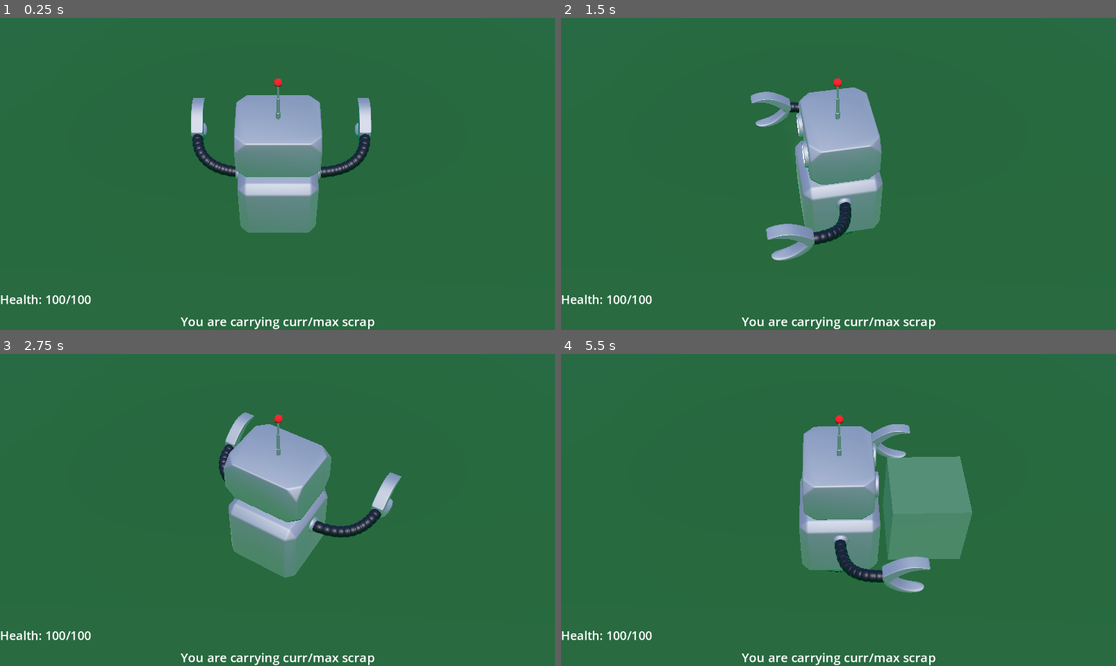
Above: before the commit, frames 1-4 (two rows, left to right).
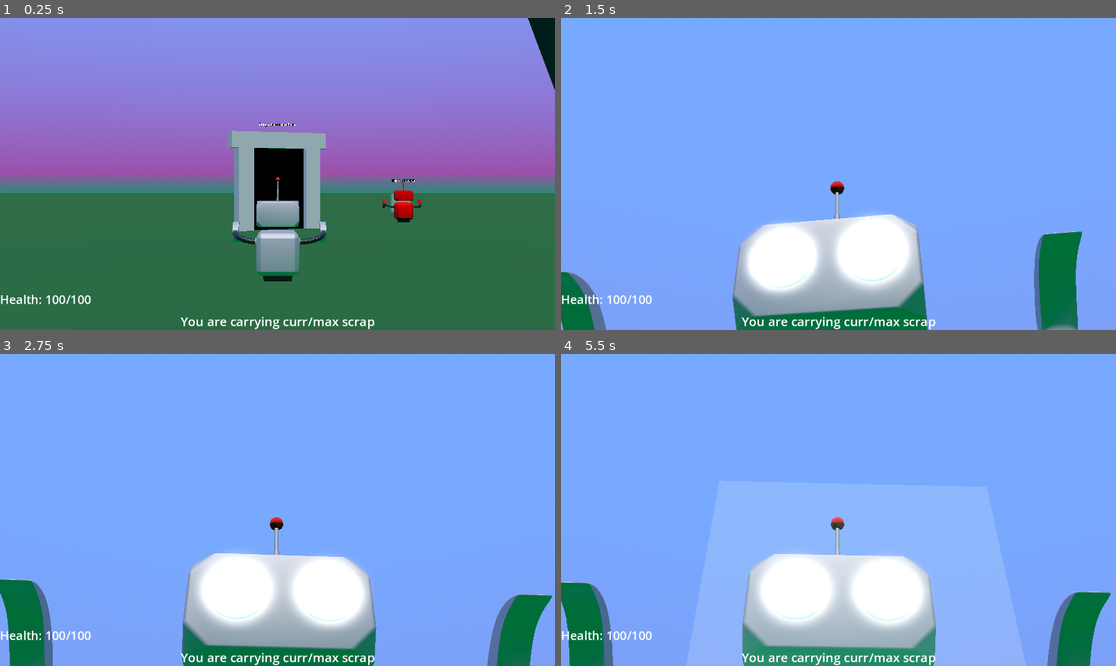
Above: after the commit, the same moments.

Repository: RedotOpenGame/game
Game: Godot game, scene res://Scenes/overworld.tscn
Two runs of this game, one before a commit and one after it. Both use one fixed random seed, a clock stepped at 60 frames per second and the inputs below.
Inputs (mouse positions are in pixels of both pictures, inside the frame that each line leads up to):
- Up to frame 1 (0.25 s): no input
- Up to frame 2 (1.5 s): tap Enter at 0.5 s; move the mouse to (960, 158) at 0.52 s; tap A (a) at 0.6 s; click (960, 158) at 0.67 s; tap D (d) at 0.8, 1.35 s; move the mouse to (727, 189) at 1.27 s; hold \ (backslash) from 1.28 s (still down); click (727, 189) at 1.42 s
- Up to frame 3 (2.75 s): tap E (e) at 1.55, 2.1 s; move the mouse to (333, 441) at 2.02 s; release \ (backslash) at 2.03 s; click (333, 441) at 2.17 s; tap F (f) at 2.3 s
- Up to frame 4 (5.5 s): move the mouse to (810, 572) at 2.77 s; tap F (f) at 2.85 s; click (810, 572) at 2.92 s; right-click (810, 572) at 3.05 s; move the mouse to (1005, 556) at 3.52 s; hold Right mouse button (right_click) 3.53-4.28 s; hold \ (backslash) from 3.53 s (still down); click (1005, 556) at 3.67 s; tap S (s) at 3.8, 4.35 s; move the mouse to (672, 463) at 4.27 s; click (672, 463) at 4.42 s; tap W (w) at 4.55, 5.1 s; move the mouse to (866, 510) at 5.02 s; click (866, 510) at 5.17 s; tap A (a) at 5.3 s

The runs differ from the first frame. In frame 1, 59% of the frame differs, in the area x 0-100%, y 0-85%; in frame 2, 99%; in frame 3, 99%; in frame 4, 99%, in the area x 0-100%, y 0-100%.

Commit message:
Small Camera Improvements
I managed to get the camera onto a spring arm so that it wont clip through walls as much.

Diff:
--- a/Scenes/Levels/gameplay.tscn
+++ b/Scenes/Levels/gameplay.tscn
@@ -74,7 +74,7 @@
 mesh = SubResource("BoxMesh_i7xot")
 
 [node name="DebugRoom" parent="Floors/Floor2" instance=ExtResource("2_meabh")]
-transform = Transform3D(0.348676, 0, 0, 0, 0.348676, 0, 0, 0, 0.348676, 3.60462, -0.158481, -2.6762)
+transform = Transform3D(0.348676, 0, 0, 0, 0.348676, 0, 0, 0, 0.348676, 3.23224, 0.301525, -2.13113)
 
 [node name="Floor3" type="StaticBody3D" parent="Floors"]
 transform = Transform3D(1, 0, 0, 0, 1, 0, 0, 0, 1, 0, 55.4845, 0)
@@ -152,9 +152,6 @@
 [node name="Marker3D" type="Marker3D" parent="."]
 transform = Transform3D(1, 0, 0, 0, 1, 0, 0, 0, 1, 0, 3.33548, 5.13141)
 
-[node name="Freecam" type="Camera3D" parent="."]
-transform = Transform3D(1, 0, 0, 0, 0.766044, 0.642788, 0, -0.642788, 0.766044, 0, 14, 15)
-
 [node name="ResourcePile" parent="." instance=ExtResource("6_gtugs")]
 transform = Transform3D(4.53142, 0, 0, 0, 4.53142, 0, 0, 0, 4.53142, 13.407, 0.307115, 8.88015)
 
--- a/Scenes/players/player_actor.gd
+++ b/Scenes/players/player_actor.gd
@@ -6,8 +6,11 @@
 @onready var health_label: Label = $CanvasLayer/Health
 
 
-@onready var camera = $CameraControl/Camera3D
+@onready var camera = $CameraControl/Yaw/Pitch/SpringArm3D/Camera3D
+@onready var cam_yaw = $CameraControl/Yaw
+@onready var cam_pitch = $CameraControl/Yaw/Pitch
 @onready var camera_control: Node3D = $CameraControl
+@onready var springArm = $CameraControl/Yaw/Pitch/SpringArm3D
 @onready var character = $characterMesh
 const SPEED = 5.0
 const JUMP_VELOCITY = 4.5
@@ -32,22 +35,20 @@
 func _input(event: InputEvent) -> void:
 	if event is InputEventMouseMotion and Input.is_action_pressed("right_click"):
 		if !ignore_first_input:
-			camera_control.rotation.x -= deg_to_rad(event.velocity.y / 350)
-			if camera_control.rotation.x > deg_to_rad(CAMERA_CONSTRAITS.x):
-				camera_control.rotation.x = deg_to_rad(CAMERA_CONSTRAITS.x)
-			elif camera_control.rotation.x < 0:
-				camera_control.rotation.x = 0
-			camera_control.rotation.y -= deg_to_rad(event.velocity.x / 350)
+			cam_yaw.rotate_y(deg_to_rad(-event.relative.x * 0.5))
+			cam_pitch.rotate_x(deg_to_rad(-event.relative.y * 0.5))
+			cam_pitch.rotation.x = clamp(cam_pitch.rotation.x, deg_to_rad(-CAMERA_CONSTRAITS.x), deg_to_rad(180))
 		else:
 			ignore_first_input = false
 	if event is InputEventMouseButton:
 		if event.button_index == 4:
-			camera.position.y = max(camera.position.y - 1, CAMERA_SCALE_CONSTRAINTS.x)
+			springArm.spring_length = max(springArm.spring_length - 0.1, CAMERA_SCALE_CONSTRAINTS.x)
 		if event.button_index == 5:
-			camera.position.y = min(camera.position.y + 1, CAMERA_SCALE_CONSTRAINTS.y)
+			springArm.spring_length = min(springArm.spring_length + 0.1, CAMERA_SCALE_CONSTRAINTS.y)
 
 	if Input.is_action_just_released("right_click"):
 		ignore_first_input = true
+
 	if Input.is_action_just_pressed("["):
 		camera_control.rotation.y -= deg_to_rad(45)
 	if Input.is_action_just_pressed("]"):
--- a/Scenes/players/player_actor.tscn
+++ b/Scenes/players/player_actor.tscn
@@ -126,14 +126,6 @@
 [node name="CollisionShape3D" type="CollisionShape3D" parent="."]
 shape = SubResource("CapsuleShape3D_cstqs")
 
-[node name="CameraControl" type="Node3D" parent="."]
-transform = Transform3D(1, 0, 0, 0, 0.766044, -0.642788, 0, 0.642788, 0.766044, 0, 0, 0)
-
-[node name="Camera3D" type="Camera3D" parent="CameraControl"]
-transform = Transform3D(1, 0, 0, 0, -4.37114e-08, 1, 0, -1, -4.37114e-08, 0, 8, 0)
-current = true
-fov = 30.0
-
 [node name="CanvasLayer" type="CanvasLayer" parent="."]
 
 [node name="Label" type="Label" parent="CanvasLayer"]
@@ -172,6 +164,23 @@
 [node name="CollisionShape3D" type="CollisionShape3D" parent="HostileSeeker"]
 shape = SubResource("CylinderShape3D_o1g43")
 
+[node name="CameraControl" type="Node3D" parent="."]
+transform = Transform3D(1, 0, 0, 0, 1, 0, 0, 0, 1, 0, 1.77627, 0)
+
+[node name="Yaw" type="Node3D" parent="CameraControl"]
+transform = Transform3D(1, 0, 0, 0, 1, 0, 0, 0, 1, 0, -0.778984, 0)
+
+[node name="Pitch" type="Node3D" parent="CameraControl/Yaw"]
+
+[node name="SpringArm3D" type="SpringArm3D" parent="CameraControl/Yaw/Pitch"]
+transform = Transform3D(1, 0, 0, 0, 1, 0, 0, 0, 1, 0, 0.778984, 0)
+collision_mask = 215
+spring_length = 15.0
+margin = 0.5
+
+[node name="Camera3D" type="Camera3D" parent="CameraControl/Yaw/Pitch/SpringArm3D"]
+fov = 30.0
+
 [connection signal="body_entered" from="characterMesh/DamageArea" to="." method="_on_area_3d_body_entered"]
 [connection signal="body_entered" from="HostileSeeker" to="." method="_on_hostile_seeker_body_entered"]
 [connection signal="body_exited" from="HostileSeeker" to="." method="_on_hostile_seeker_body_exited"]
